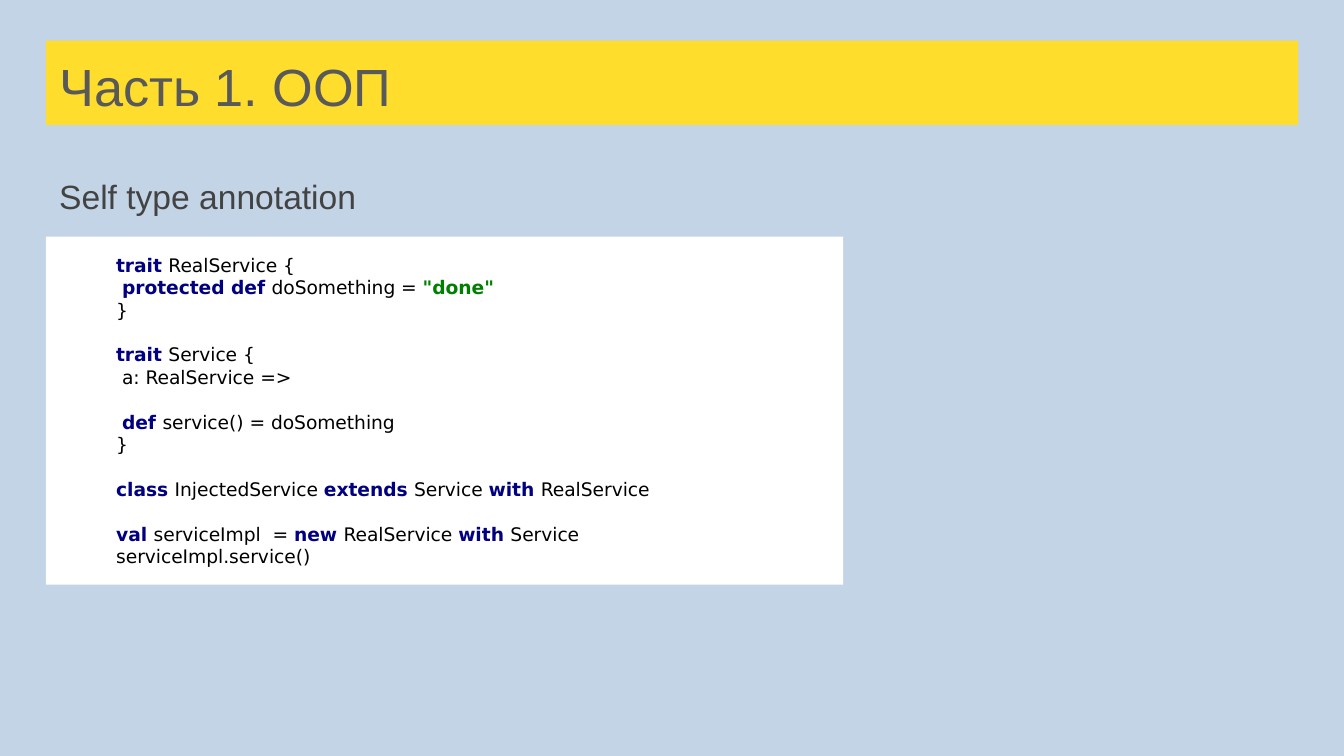
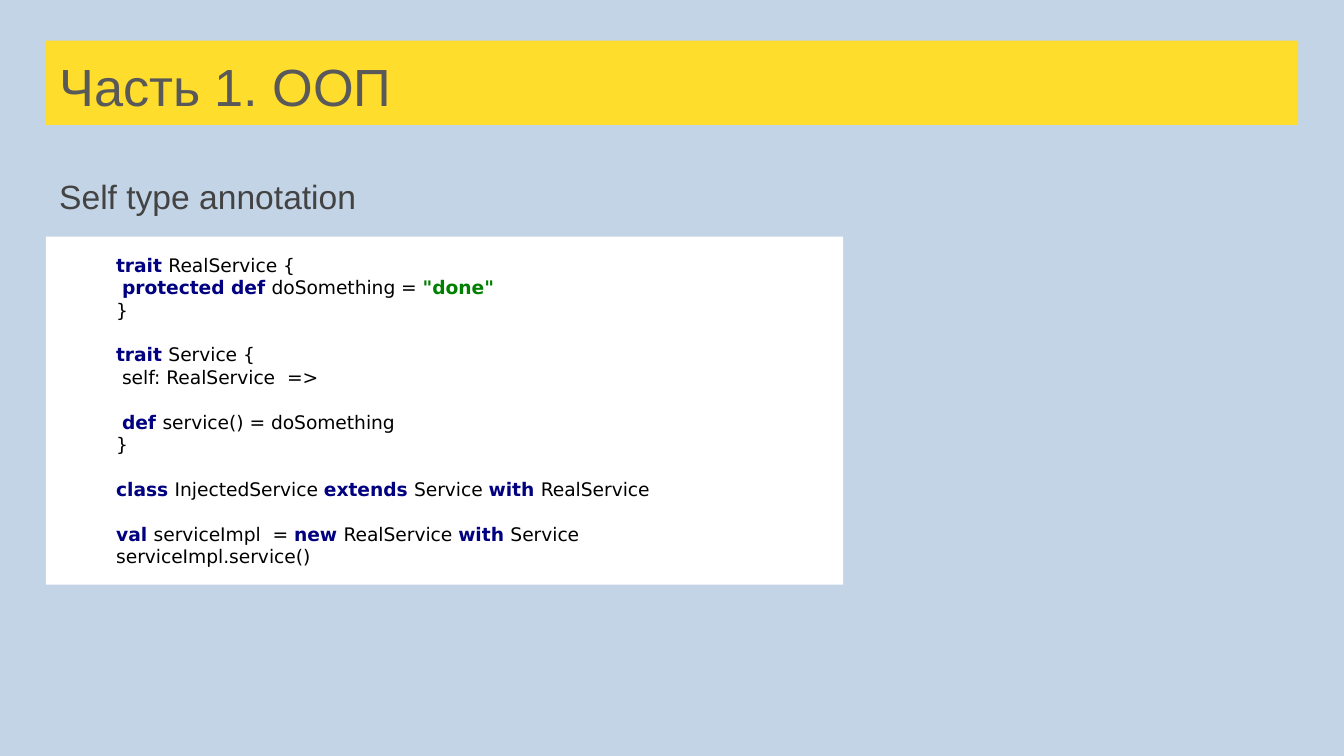
Before and after one commit to sergeypopov83/scala-school, a slide deck: slide 114 of src/main/resources/Лекции Scala для FinTech.pptx. Drawn at 1344x756 pixels with LibreOffice and Linux fonts; fonts in the diff are those of the drawing. Boxes give left, top, right and bottom in pixels: in the first picture for what was removed or moved away, otherwise in the second. Text is boxed around its words. In the diff, an @@ line names an element or a change of style, - is before the commit and + after.

```diff
--- a/src/main/resources/Лекции Scala для FinTech.pptx
+++ b/src/main/resources/Лекции Scala для FinTech.pptx
@@ text in rectangle at [122,369,275,385]: text changed @@
-a: RealService =>
+self: RealService =>
```
Also in this commit, not shown: 16 other slides changed, 38 slides added, 1 slide removed, 6 other files.
